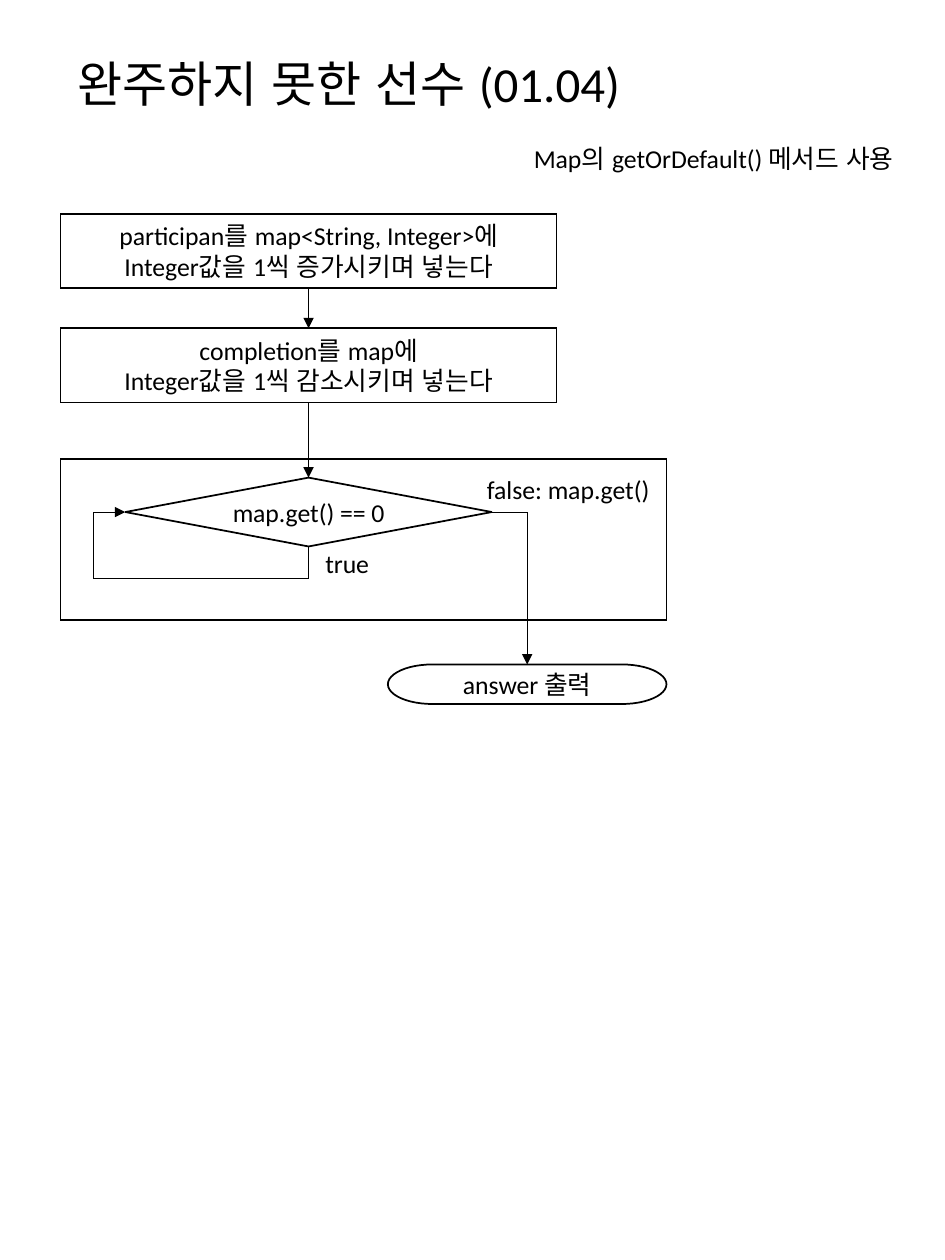
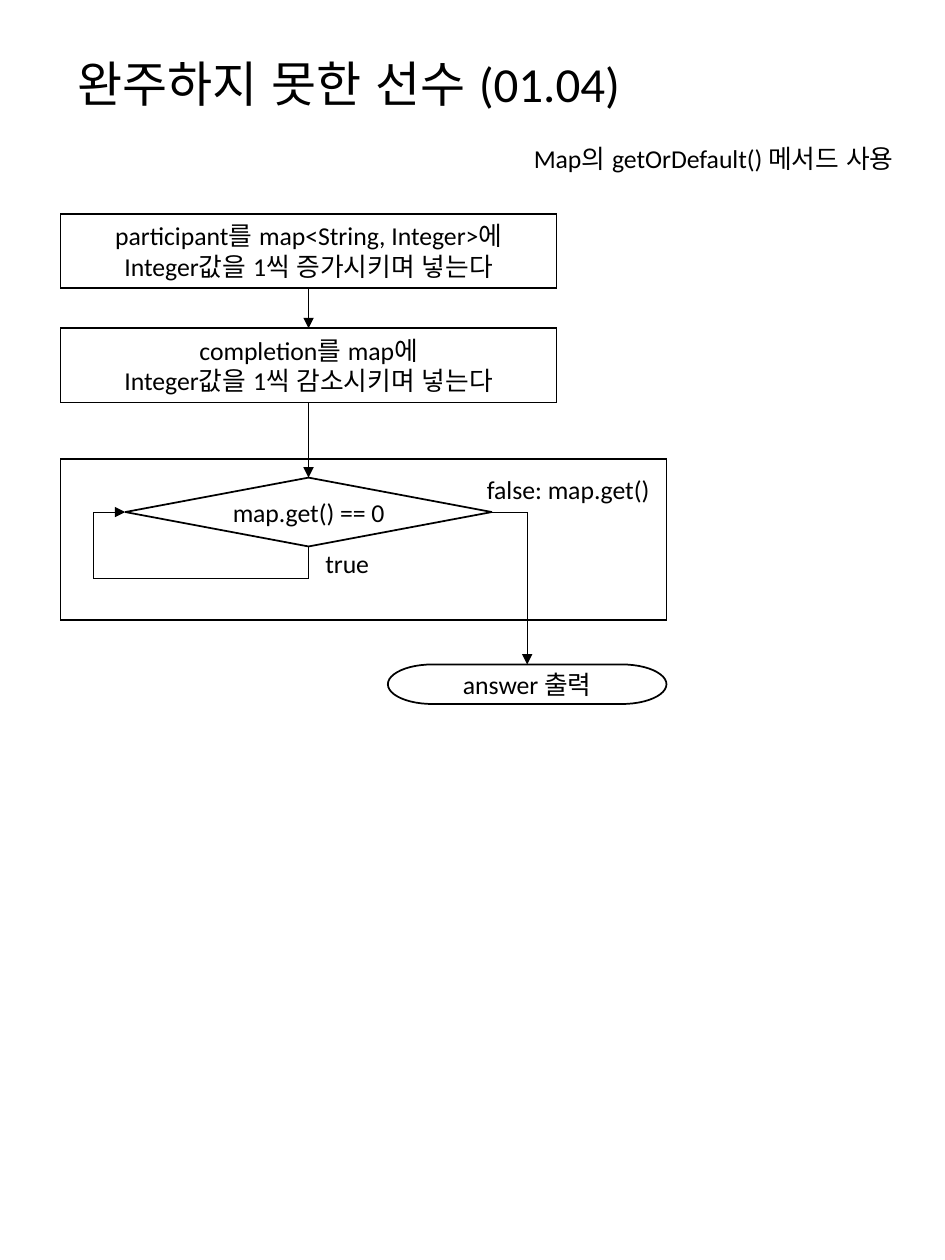
Before and after one commit to mornings9047/Algorithms_Programmers, a slide deck: slide 3 of 알고리즘 순서도.pptx. Drawn at 945x1260 pixels with LibreOffice and Linux fonts; fonts in the diff are those of the drawing. Boxes give left, top, right and bottom in pixels: in the first picture for what was removed or moved away, otherwise in the second. Text is boxed around its words. In the diff, an @@ line names an element or a change of style, - is before the commit and + after.

```diff
--- a/알고리즘 순서도.pptx
+++ b/알고리즘 순서도.pptx
@@ text in rectangle at <box>115,224,502,250</box>: text changed @@
-participan를 map<String, Integer>에
+participant를 map<String, Integer>에
```
Also in this commit, not shown: 1 slide added, 2 other files.
